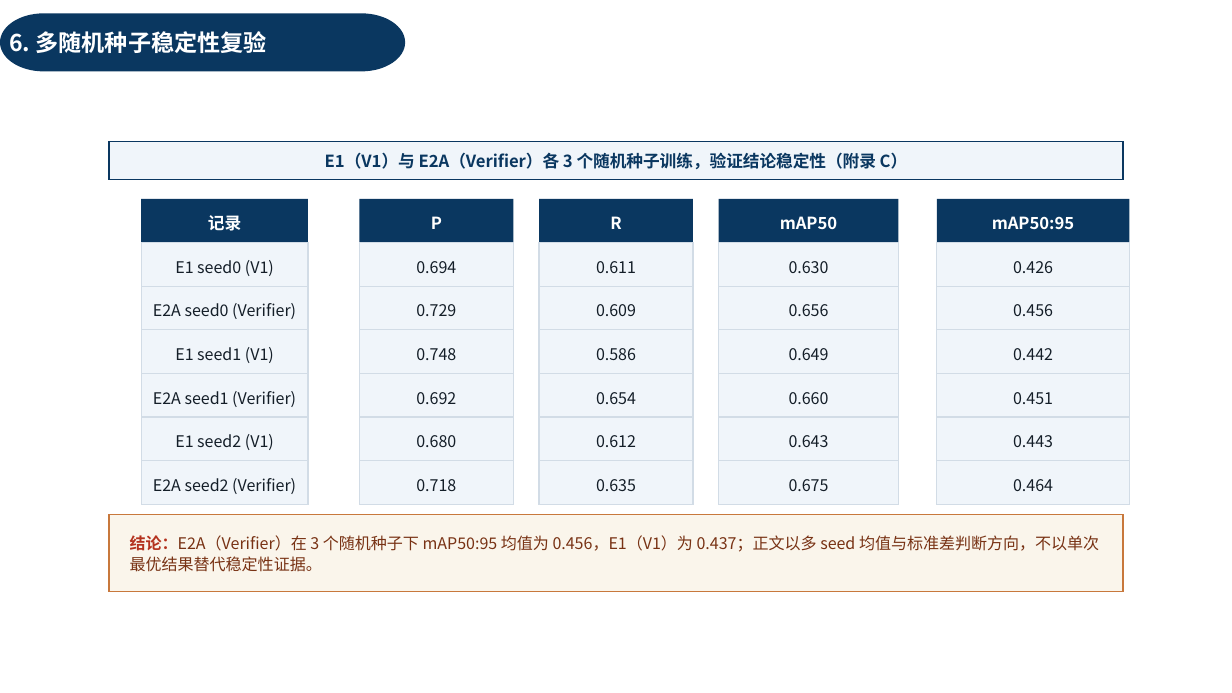
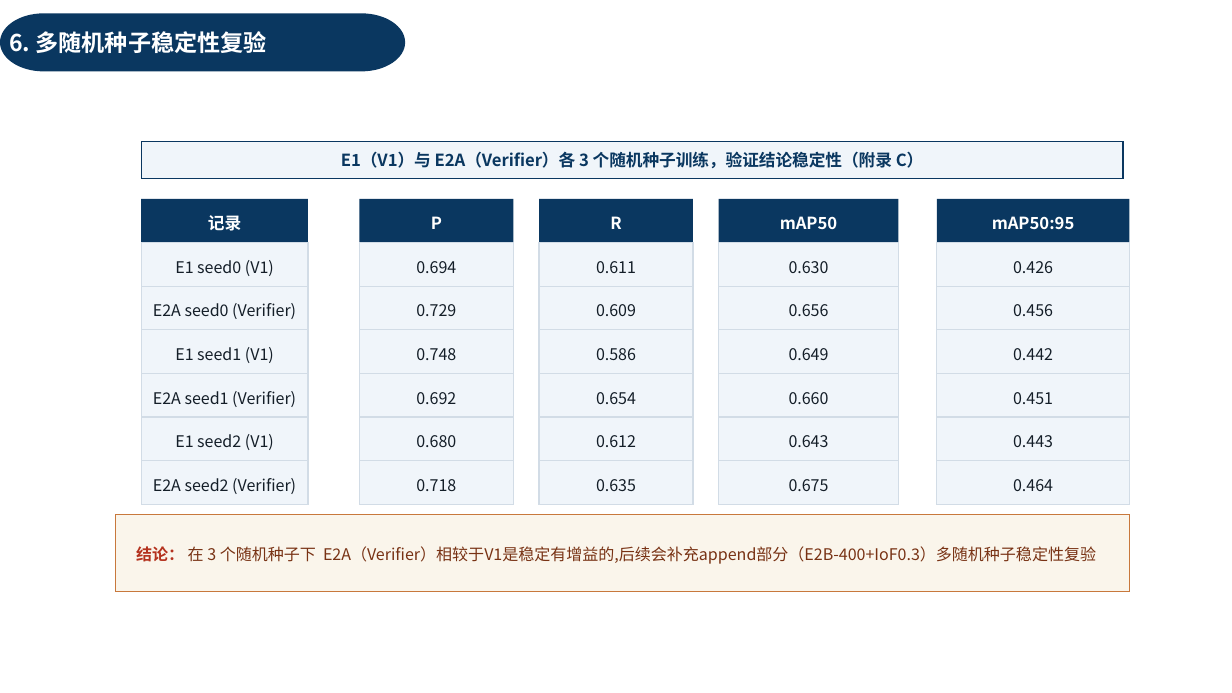
Before and after one commit to xiuli0923/paper, a slide deck: slide 24 of draft_v2.pptx (slide 23 before the commit). Drawn at 1232x693 pixels with LibreOffice and Linux fonts; fonts in the diff are those of the drawing; background and template pictures are left out. Boxes give left, top, right and bottom in pixels: in the first picture for what was removed or moved away, otherwise in the second. Text is boxed around its words. In the diff, an @@ line names an element or a change of style, - is before the commit and + after.

```diff
--- a/draft_v2.pptx
+++ b/draft_v2.pptx
@@ rounded rectangle "E1（V1）与 E2A（Verifier）各 3 个随机种子训练，验证结论稳定性（附录 C）": place and size @@
-rounded rectangle "E1（V1）与 E2A（Verifier）各 3 个随机种子训练，验证结论稳定性（附录 C）" at <box>109,141,1123,180</box>
+rounded rectangle "E1（V1）与 E2A（Verifier）各 3 个随机种子训练，验证结论稳定性（附录 C）" at <box>141,141,1123,178</box>
@@ rounded rectangle "结论： 在 3 个随机种子下 E2A（Verifier）相较于V1是稳定有增益的,后续会补充append部分（E2B-4 ...": place and size @@
-rounded rectangle "结论： 在 3 个随机种子下 E2A（Verifier）相较于V1是稳定有增益的,后续会补充append部分（E2B-4 ..." at <box>109,515,1123,592</box>
+rounded rectangle "结论： 在 3 个随机种子下 E2A（Verifier）相较于V1是稳定有增益的,后续会补充append部分（E2B-4 ..." at <box>116,515,1129,592</box>
@@ text in rounded rectangle at <box>136,546,1096,564</box>: text changed @@
-结论：E2A（Verifier）在 3 个随机种子下 mAP50:95 均值为 0.456，E1（V1）为 0.437；正文以多 seed 均值与标准差判断方向，不以单次最优结果替代稳定性证据。
+结论： 在 3 个随机种子下 E2A（Verifier）相较于V1是稳定有增益的,后续会补充append部分（E2B-400+IoF0.3）多随机种子稳定性复验
```
Also in this commit, not shown: 19 other slides changed, 1 slide added, 1 other file.
